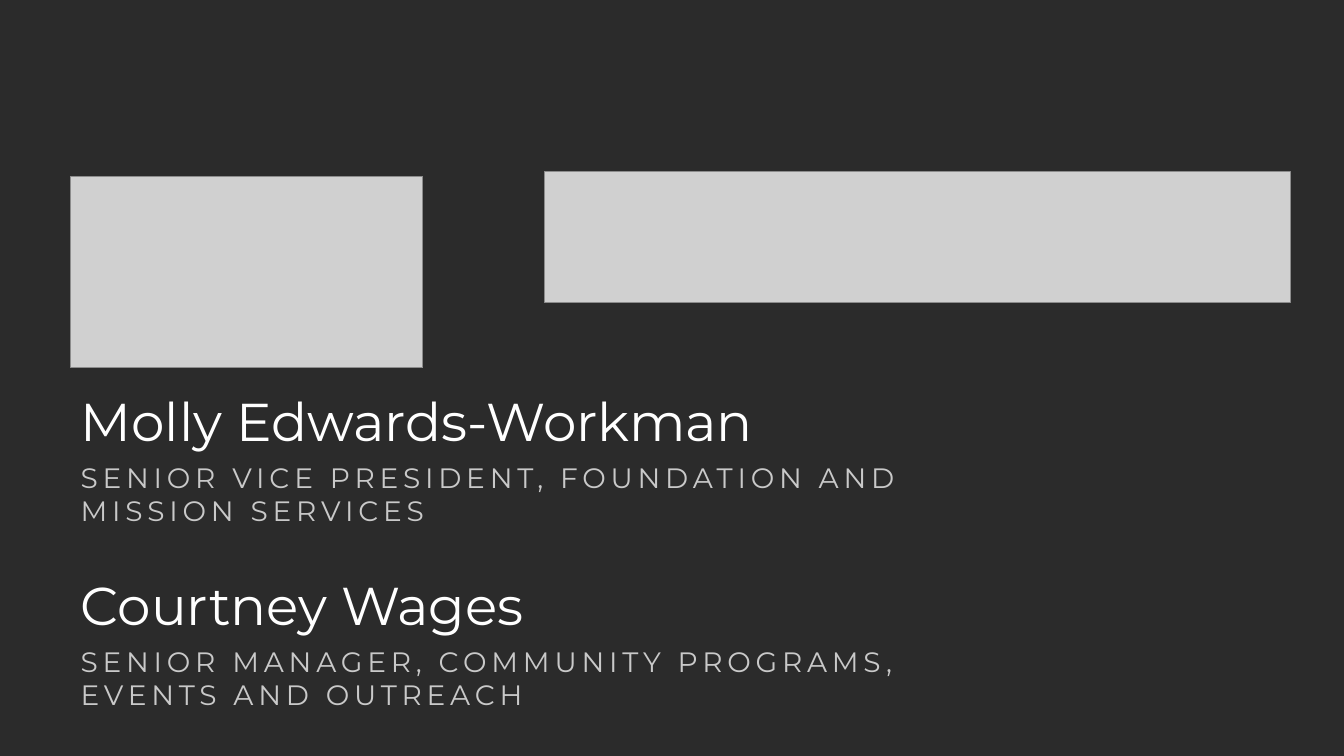
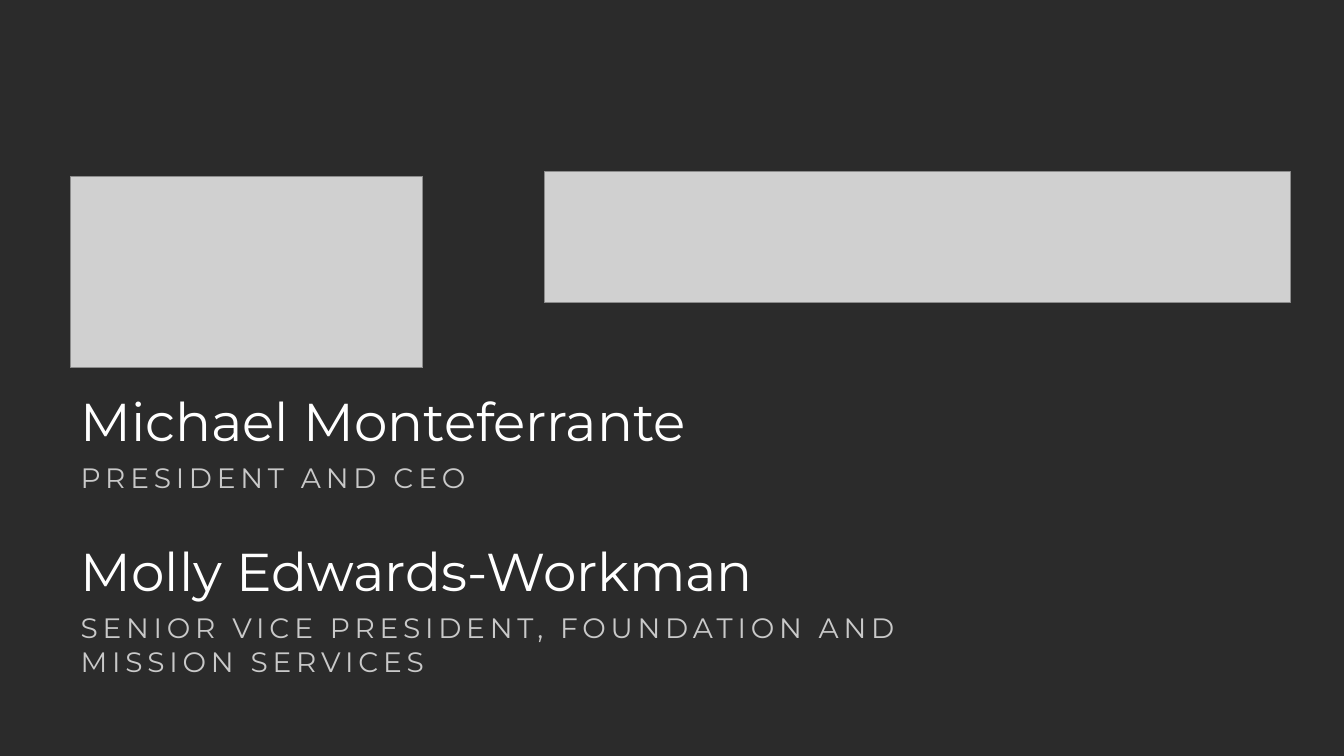
Before and after one commit to LauraRestum/gala_asset_dashboard, a slide deck: slide 3 of assets/2026-gala-program-presentation.pptx. Drawn at 1344x756 pixels with LibreOffice and Linux fonts; fonts in the diff are those of the drawing; grey boxes stand for pictures; background and template pictures are left out; a plain dark background stands for a picture behind light text. Boxes give left, top, right and bottom in pixels: in the first picture for what was removed or moved away, otherwise in the second. Text is boxed around its words. In the diff, an @@ line names an element or a change of style, - is before the commit and + after.

```diff
--- a/assets/2026-gala-program-presentation.pptx
+++ b/assets/2026-gala-program-presentation.pptx
@@ text at [81,401,686,488]: paragraphs added @@
+Michael Monteferrante
+PRESIDENT AND CEO
@@ text at [81,587,892,705]: paragraphs removed @@
-Courtney Wages
-SENIOR MANAGER, COMMUNITY PROGRAMS, EVENTS AND OUTREACH
@@ text at [81,618,895,672]: less space between paragraphs @@
```
Also in this commit, not shown: 5 other slides changed, 5 slides added, 2 slides removed, 34 other files.
